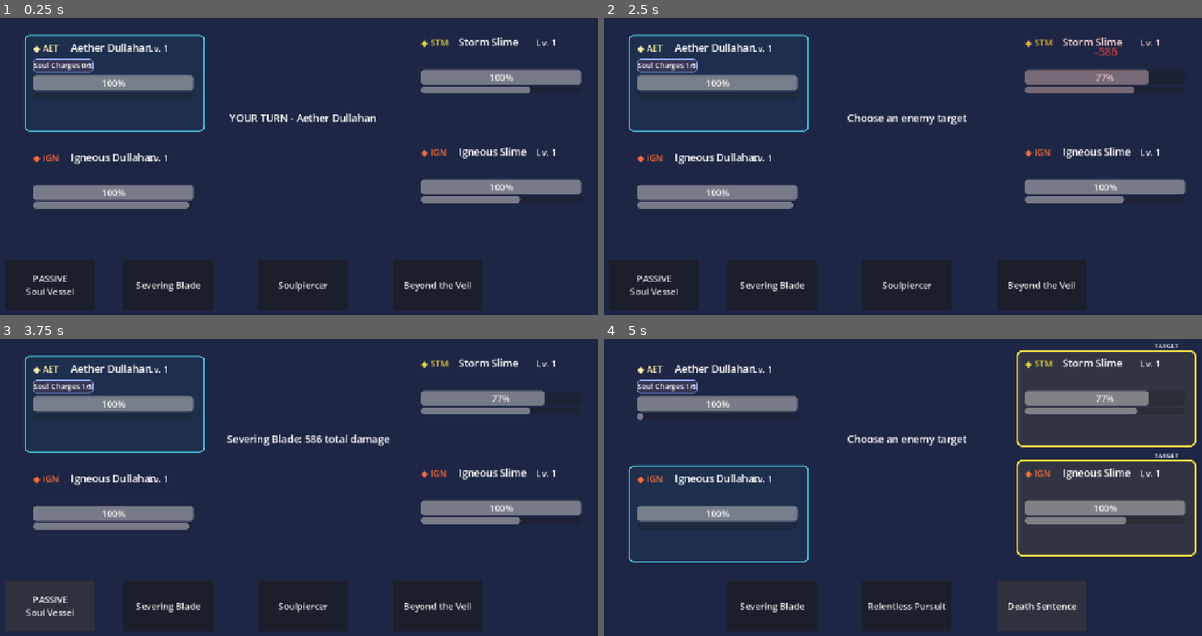
Above: before the commit, frames 1-4 (two rows, left to right).
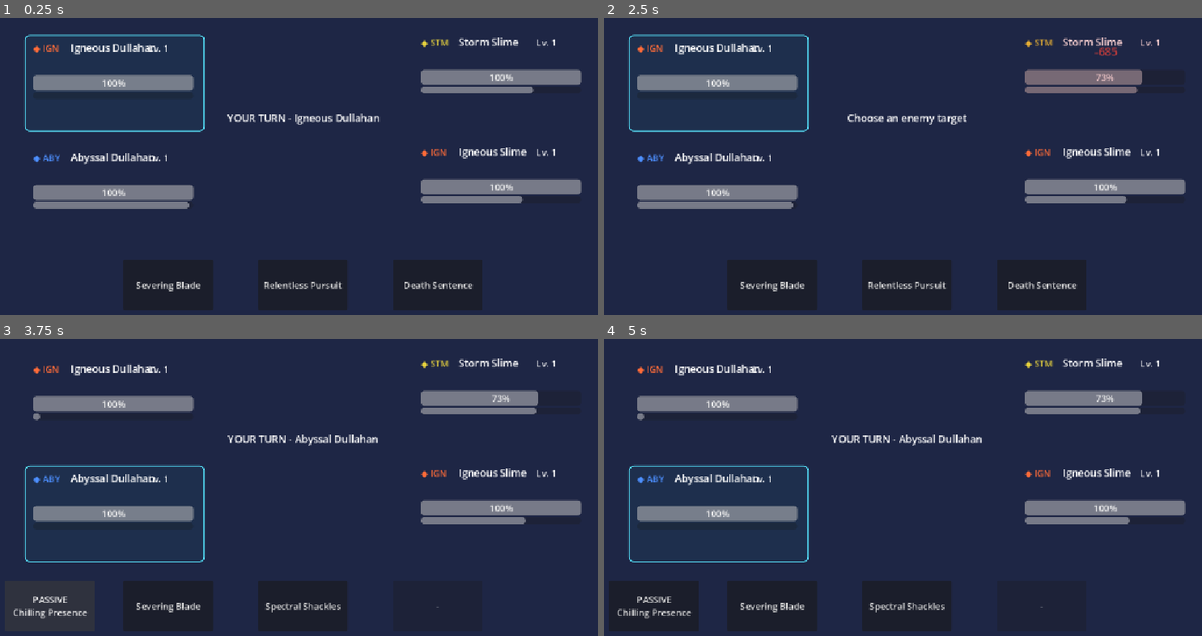
Above: after the commit, the same moments.

Repository: Akharyuu/monster-rpg
Game: Godot game, scene res://scenes/battle/battle_screen.tscn
Same seed, same stepped clock (60 frames per second), same inputs: the game is played once before the commit and once after it.
Inputs (mouse positions are in pixels of both pictures, inside the frame that each line leads up to):
- Up to frame 1 (0.25 s): no input
- Up to frame 2 (2.5 s): click (651, 285) at 0.5 s, where only the run before the commit has a clickable "PASSIVE Soul Vessel"; click "Severing Blade" at 1.25 s; click (1106, 77) at 2.02 s
- Up to frame 3 (3.75 s): click "Soulpiercer" (after the commit: "Relentless Pursuit") at 2.75 s; click "PASSIVE Soul Vessel" (after the commit: "PASSIVE Chilling Presence") at 3.5 s
- Up to frame 4 (5 s): click (1040, 606) at 4.25 s, where only the run before the commit has a clickable "Death Sentence"

The runs differ from the first frame. In frame 1, 4.3% of the frame differs, in the area x 0-90%, y 8-99%; in frame 2, 3.9%; in frame 3, 3.9%; in frame 4, 6.1%, in the area x 0-100%, y 1-99%.

Commit message:
Add Abyssal Dullahan to playable test team

Diff:
--- a/godot/scenes/battle/battle_screen.gd
+++ b/godot/scenes/battle/battle_screen.gd
@@ -40,10 +40,10 @@
 func _ready() -> void:
     allies = [
         PrototypeFactoryScript.create_level_one_monster(
-            "dullahan_igneous"
+            "dullahan_abyssal"
         ),
         PrototypeFactoryScript.create_level_one_monster(
-            "dullahan_aether"
+            "dullahan_igneous"
         )
     ]
 
